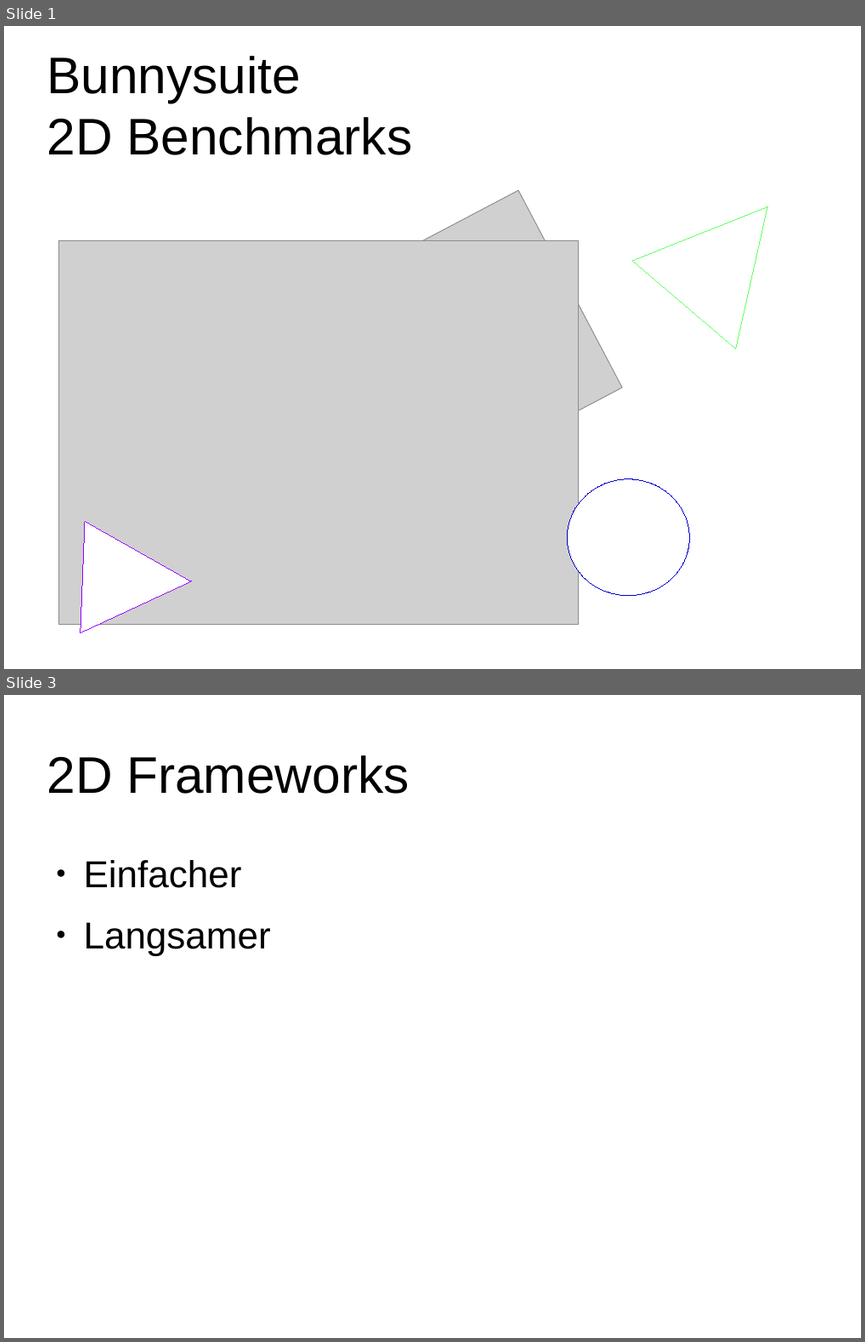
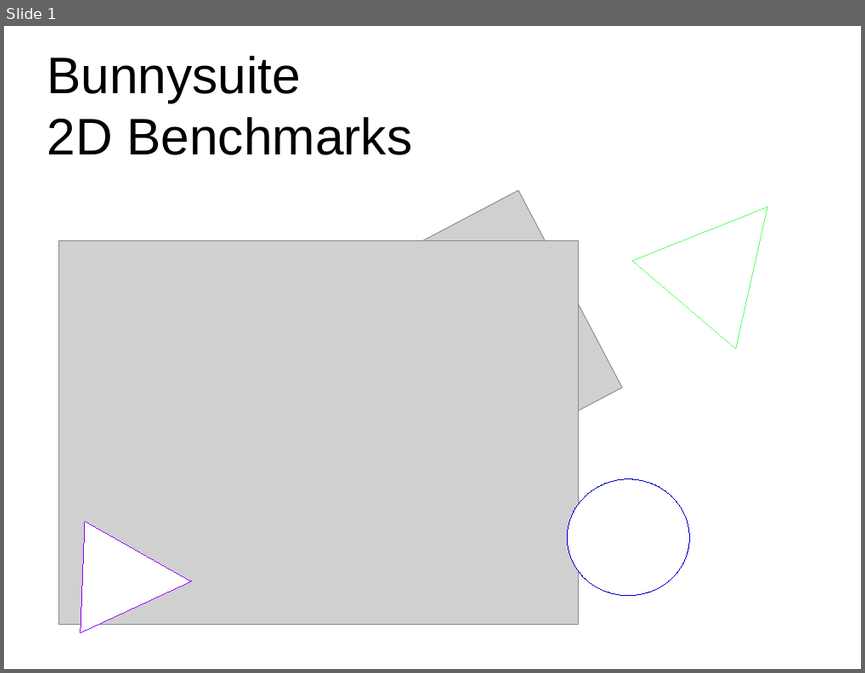
Before and after one commit to LiXiling/bunnysuite, a slide deck: Ausarbeitung/Presentation.odp. Shown one above the other, each under a label of ours: slides 1 and 3 before the commit, slide 1 after it; the slides between them are not shown. The pictures are 865x1342 and 865x673 pixels, drawn with LibreOffice and Linux fonts; fonts in the diff are those of the drawing; grey boxes stand for pictures; background and template pictures are left out. Boxes give left, top, right and bottom in pixels: in the first picture for what was removed or moved away, otherwise in the second. Text is boxed around its words. In the diff, an @@ line names an element or a change of style, - is before the commit and + after.

```diff
--- a/Ausarbeitung/Presentation.odp
+++ b/Ausarbeitung/Presentation.odp
@@ slide 3 removed at (4,695,861,1338), background #FFFFFF @@
@@ title removed at (46,755,409,794) @@
-2D Frameworks
@@ text removed at (84,860,271,956) @@
-● Einfacher
-● Langsamer
```
Also in this commit, not shown: 2 slides changed, 4 slides added, 1 other slide removed, 1 other file.
